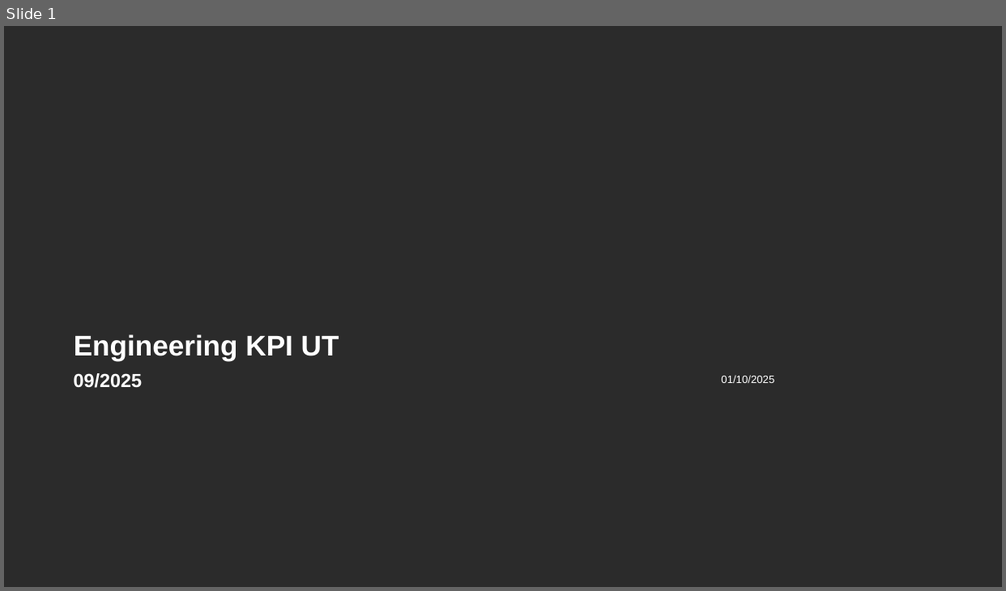
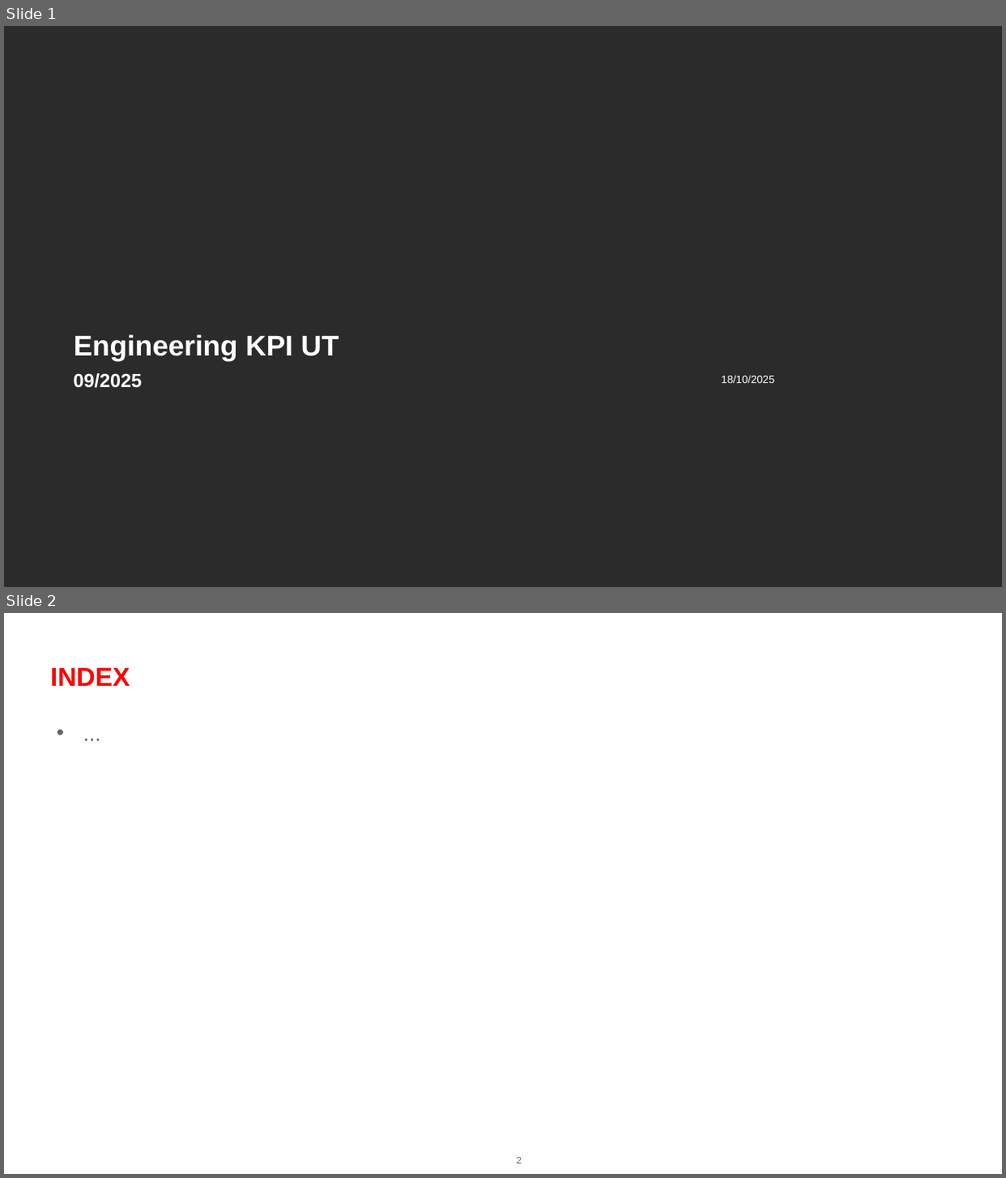
Before and after one commit to michelefosco/GDPptGenerator, a slide deck: Solution/FilesEditor.Tests/TestFiles/SourceFiles/PowerPoint_Template.pptx. Shown one above the other, each under a label of ours: slide 1 before the commit, slides 1 and 2 after it. The pictures are 1006x591 and 1006x1178 pixels, drawn with LibreOffice and Linux fonts; fonts in the diff are those of the drawing; background and template pictures are left out; a plain dark background stands for a picture behind light text. Boxes give left, top, right and bottom in pixels: in the first picture for what was removed or moved away, otherwise in the second. Text is boxed around its words. In the diff, an @@ line names an element or a change of style, - is before the commit and + after.

Commit message:
Generazione automatica dell'elenco delle slide nella slide "index" la 2

```diff
--- a/Solution/FilesEditor.Tests/TestFiles/SourceFiles/PowerPoint_Template.pptx
+++ b/Solution/FilesEditor.Tests/TestFiles/SourceFiles/PowerPoint_Template.pptx
@@ slide 2 added at (4, 613, 1002, 1174), background #FFFFFF @@
@@ text added at (50, 668, 130, 686), 22 pt, text #FF0000, bold @@
+INDEX
@@ text added at (49, 715, 961, 750), 18 pt, text #5F676A @@
+• ...
@@ page number added at (517, 1157, 522, 1164), 8 pt, text #5F676A @@
+2
@@ slide 1 changed as well @@
@@ text at (721, 375, 774, 383): text changed @@
-01/10/2025
+18/10/2025
```
Also in this commit, not shown: 1 other slide changed, 1 slide removed, 3 other files.
